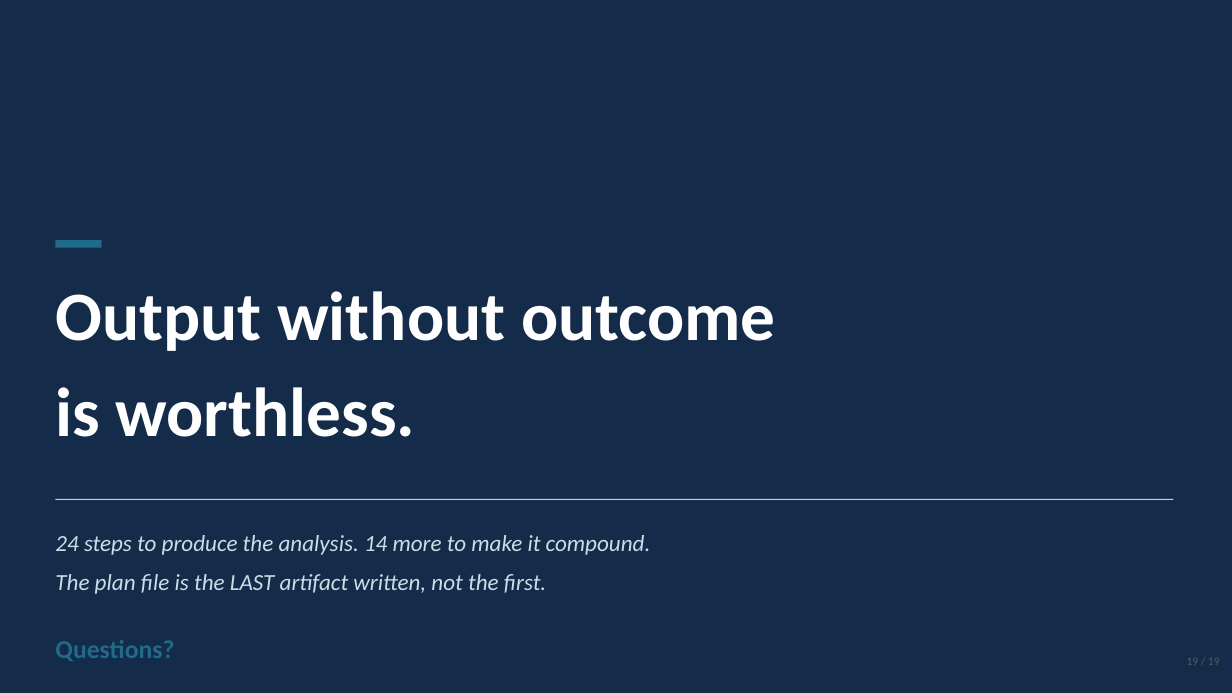
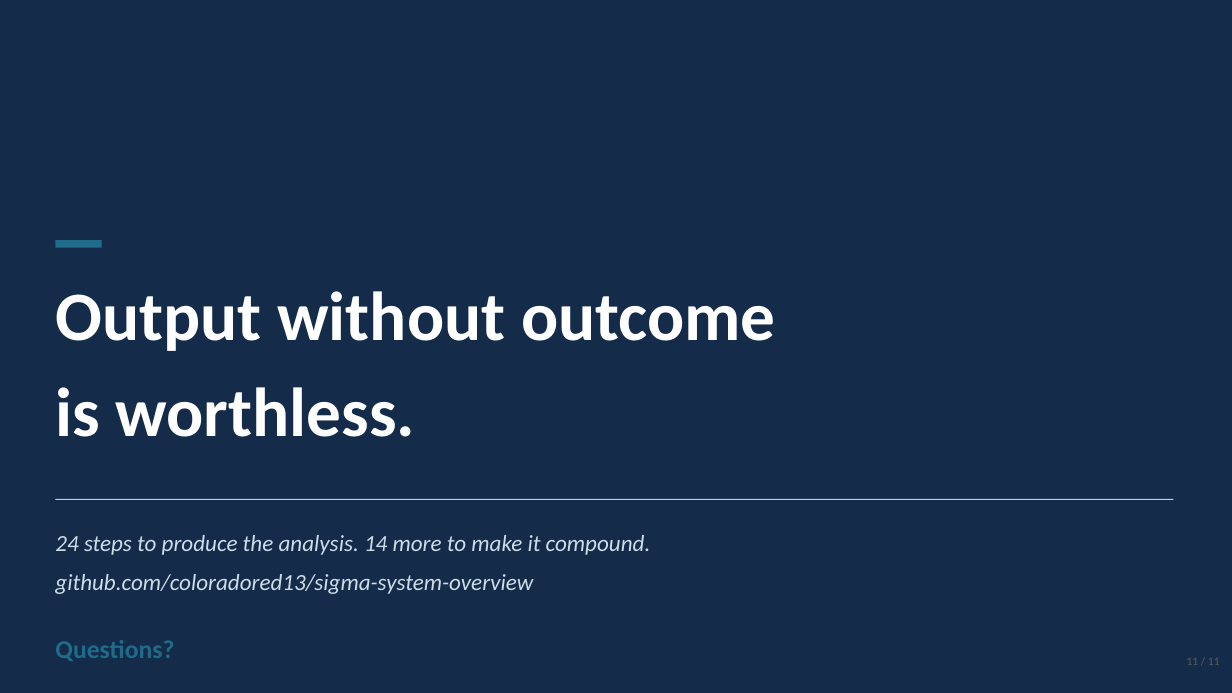
Before and after one commit to coloradored13/sigma-system-overview, a slide deck: slide 11 of sigma-system-demo.pptx (slide 19 before the commit). Drawn at 1232x693 pixels with LibreOffice and Linux fonts; fonts in the diff are those of the drawing. Boxes give left, top, right and bottom in pixels: in the first picture for what was removed or moved away, otherwise in the second. Text is boxed around its words. In the diff, an @@ line names an element or a change of style, - is before the commit and + after.

```diff
--- a/sigma-system-demo.pptx
+++ b/sigma-system-demo.pptx
@@ text at (55,574,533,594): text changed @@
-The plan file is the LAST artifact written, not the first.
+github.com/coloradored13/sigma-system-overview
@@ text at (1187,658,1220,665): text changed @@
-19 / 19
+11 / 11
```
Also in this commit, not shown: 7 other slides changed, 2 slides added, 10 slides removed.
